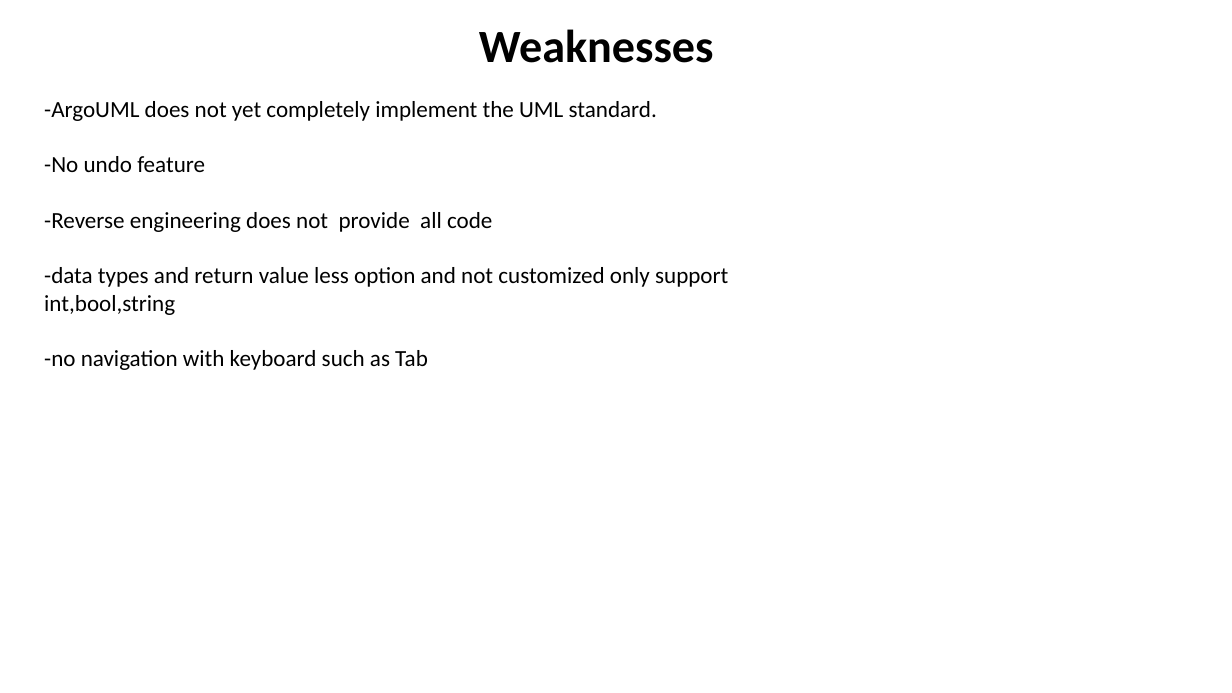
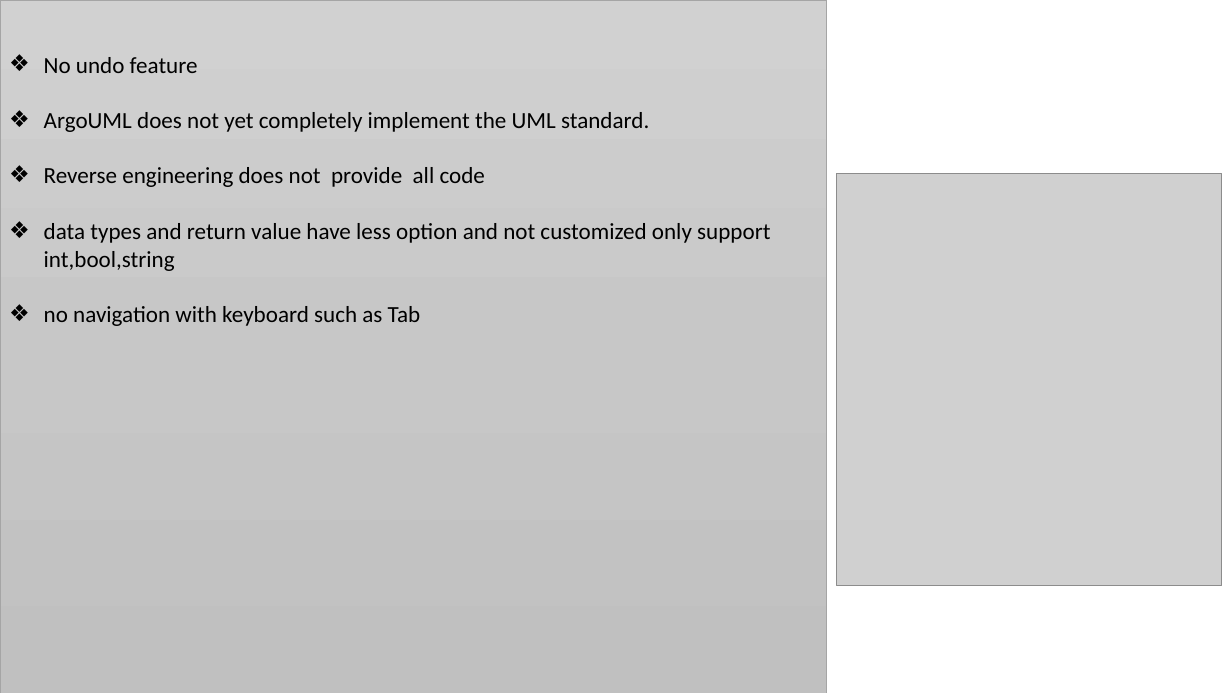
Before and after one commit to abdo1819/online-ticket-iti, a slide deck: slide 7 of ArgoUML.pptx (slide 6 before the commit). Drawn at 1232x693 pixels with LibreOffice and Linux fonts; fonts in the diff are those of the drawing; grey boxes stand for pictures. Boxes give left, top, right and bottom in pixels: in the first picture for what was removed or moved away, otherwise in the second. Text is boxed around its words. In the diff, an @@ line names an element or a change of style, - is before the commit and + after.

```diff
--- a/ArgoUML.pptx
+++ b/ArgoUML.pptx
@@ rectangle added at (0,0,826,693), fill gradient #D2D2D2 to #C8C8C8 to #C0C0C0, outline #A5A5A5 0.5 pt @@
@@ text removed at (479,29,714,63) @@
-Weaknesses
@@ text at (44,57,770,326): text changed @@
--ArgoUML does not yet completely implement the UML standard.
--No undo feature
--Reverse engineering does not provide all code
--data types and return value less option and not customized only support int,bool,string
--no navigation with keyboard such as Tab
+❖ No undo feature
+❖ ArgoUML does not yet completely implement the UML standard.
+❖ Reverse engineering does not provide all code
+❖ data types and return value have less option and not customized only support int,bool,string
+❖ no navigation with keyboard such as Tab
@@ picture added at (837,174,1223,586) @@
```
Also in this commit, not shown: 5 other slides changed, 10 slides added, 6 slides removed.
